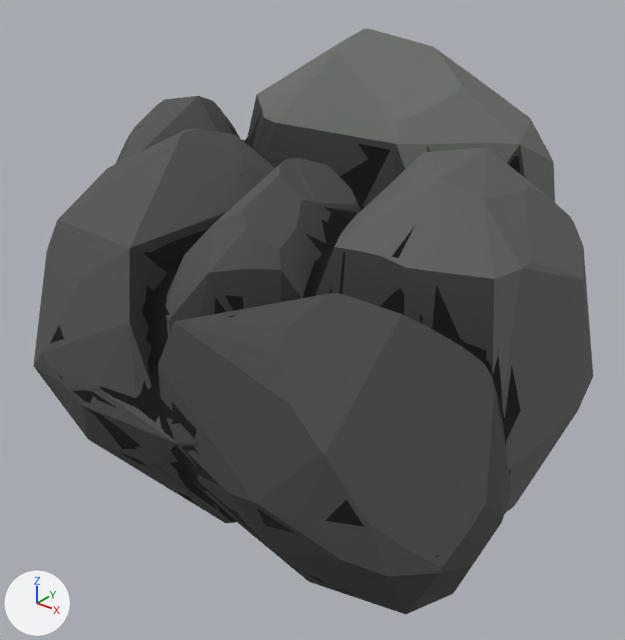
A saved change to the glTF model public/models/enemies/newshd-85.glb.
The view is the same before and after, from a 50 mm lens placed at (1.65, -2.1, 1.27), pointed at (-0.01, -0.04, -0.01). Arrows for +X, +Y and +Z are at lower left; the lights stay in place. The first picture is the older version. Vertices at exactly the same position are counted once.

Names of what the first picture shows: 'newshd-85', 'newshd-85_outline'.
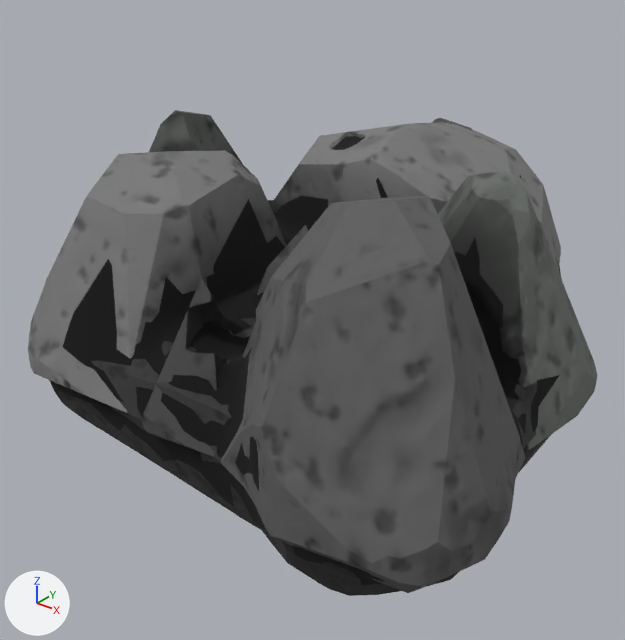
Pixel boxes [x1, y1, x2, y2] of what changed, in the pictures (625 x 640 px):
'newshd-85', surface changed, reshaped (17% shorter)
    before: [33, 29, 593, 614]
    after: [28, 110, 598, 596]
'newshd-85_outline', reshaped
    before: [50, 114, 590, 606]
    after: [49, 136, 560, 585]

The change, as a list of edits to the scene's bpy script:
```text
Add img_newshd_85_colour:
    img_newshd_85_colour = load_image('newshd-85_colour', '_unpacked/newshd-85_colour', 512, 512, 'sRGB')
Add img_newshd_85_normal:
    img_newshd_85_normal = load_image('newshd-85_normal', '_unpacked/newshd-85_normal', 256, 256, 'Non-Color')
Change mat_pal_8_newshd_85:
    remove # nodes: BsdfPrincipled, Mix, OutputMaterial, SeparateColor, TexImage x2
    nodes: BsdfPrincipled, Mix, NormalMap, OutputMaterial, TexImage x2
    remove # uses the picture img_talon_colour
    remove # uses the picture img_talon_rm
    uses the picture img_newshd_85_colour
    uses the picture img_newshd_85_normal
Change mat_pal_7_newshd_85:
    remove # nodes: BsdfPrincipled, Mix, OutputMaterial, SeparateColor, TexImage x2
    nodes: BsdfPrincipled, Mix, NormalMap, OutputMaterial, TexImage x2
    remove # uses the picture img_talon_colour
    remove # uses the picture img_talon_rm
    uses the picture img_newshd_85_colour
    uses the picture img_newshd_85_normal
Change mat_pal_5_newshd_85:
    remove # nodes: BsdfPrincipled, Mix, OutputMaterial, SeparateColor, TexImage x2
    nodes: BsdfPrincipled, Mix, NormalMap, OutputMaterial, TexImage x2
    remove # uses the picture img_talon_colour
    remove # uses the picture img_talon_rm
    uses the picture img_newshd_85_colour
    uses the picture img_newshd_85_normal
Add mat_pal_9_newshd_85:
    mat_pal_9_newshd_85 = bpy.data.materials.new('pal_9_newshd-85')
    # colours: grey #797979
    # uses the picture img_newshd_85_colour
    # uses the picture img_newshd_85_normal
Change me_newshd_85:
    used by ob_newshd_85; location = (0.0, 0.0, 0.0)
    remove me_newshd_85.from_pydata(...)  # 1769 vertices, 3552 faces; spans x -0.99..1.0, y -0.91..1.0, z -0.68..0.87
    add me_newshd_85.from_pydata(...)  # 1205 vertices, 2406 faces; spans x -1.0..1.01, y -0.93..1.01, z -0.44..0.66
    me_newshd_85 part 1: the loose piece of 1705 vertices spanning x -0.99..1.0, y -0.91..1.0, z -0.68..0.87 is rebuilt with 1205 vertices and now spans x -1.0..1.01, y -0.93..1.01, z -0.44..0.66
    other edits to the shape of me_newshd_85 do not show in these pictures
    remove me_newshd_85.materials.append(mat_pal_6_newshd_85)
    add me_newshd_85.materials.append(mat_pal_9_newshd_85)
Change me_newshd_85_001:
    used by ob_newshd_85_outline; location = (0.0, 0.0, 0.0)
    remove me_newshd_85_001.from_pydata(...)  # 2502 vertices, 5000 faces; spans x -0.99..1.0, y -0.91..1.0, z -0.68..0.87
    add me_newshd_85_001.from_pydata(...)  # 1502 vertices, 3000 faces; spans x -0.99..1.01, y -0.92..1.01, z -0.44..0.64
    me_newshd_85_001 part 2: 1 vertex moved within x -0.75, y -0.34, z 0.01; 2498 vertices removed from x -0.99..1.0, y -0.91..1.0, z -0.68..0.87; 1498 vertices added at x -0.99..1.01, y -0.92..1.01, z -0.44..0.64
```
